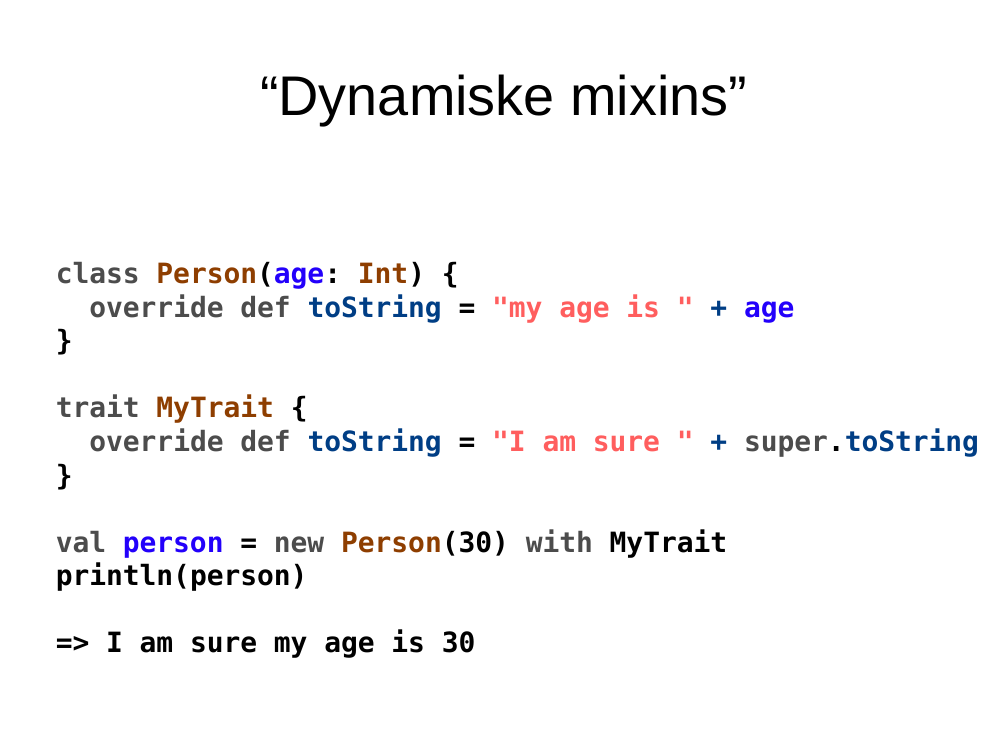
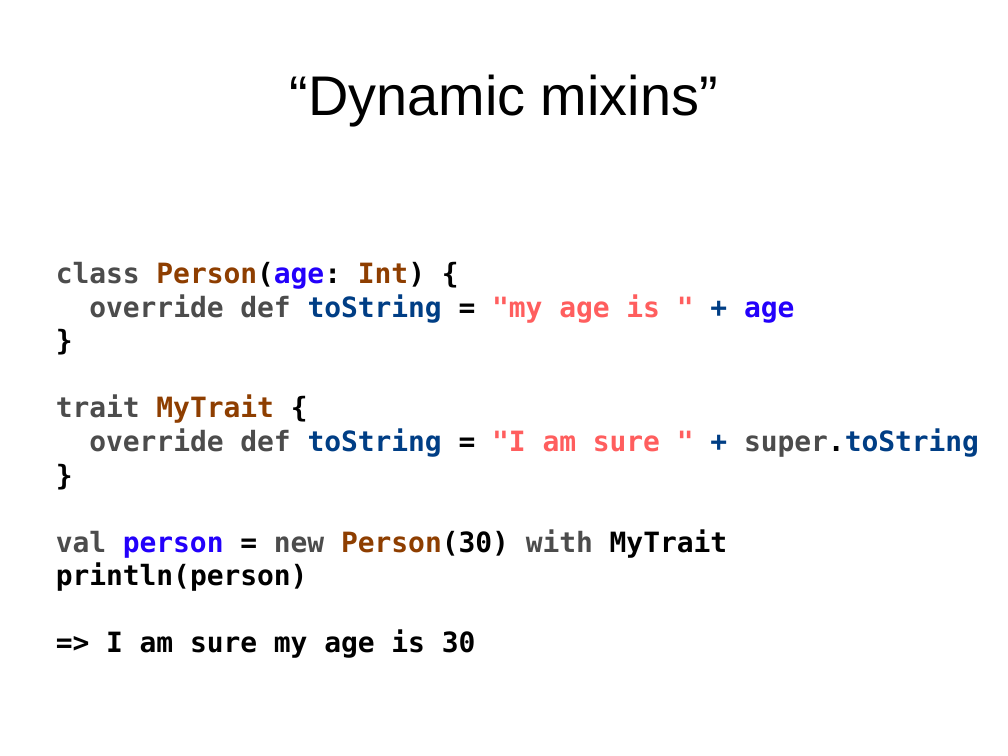
Before and after one commit to javaBin/scala-training-slides, a slide deck: slide 15 of 1.6 - OO-traits.odp. Drawn at 1008x756 pixels with LibreOffice and Linux fonts; fonts in the diff are those of the drawing; background and template pictures are left out. Boxes give left, top, right and bottom in pixels: in the first picture for what was removed or moved away, otherwise in the second. Text is boxed around its words. In the diff, an @@ line names an element or a change of style, - is before the commit and + after.

```diff
--- a/1.6 - OO-traits.odp
+++ b/1.6 - OO-traits.odp
@@ title at (x1=290, y1=74, x2=718, y2=125): text changed @@
-“Dynamiske mixins”
+“Dynamic mixins”
```
Also in this commit, not shown: 12 other slides changed.
